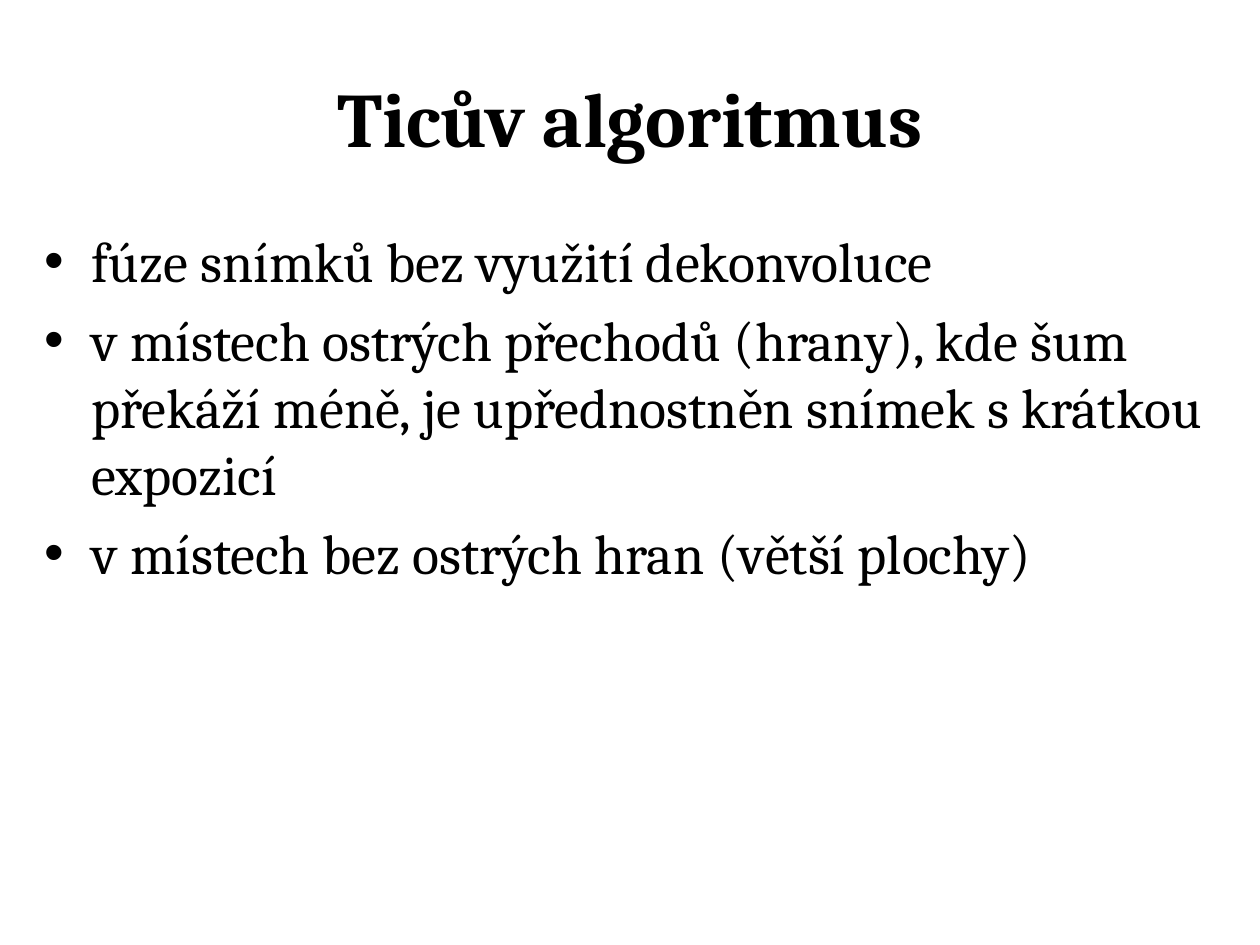
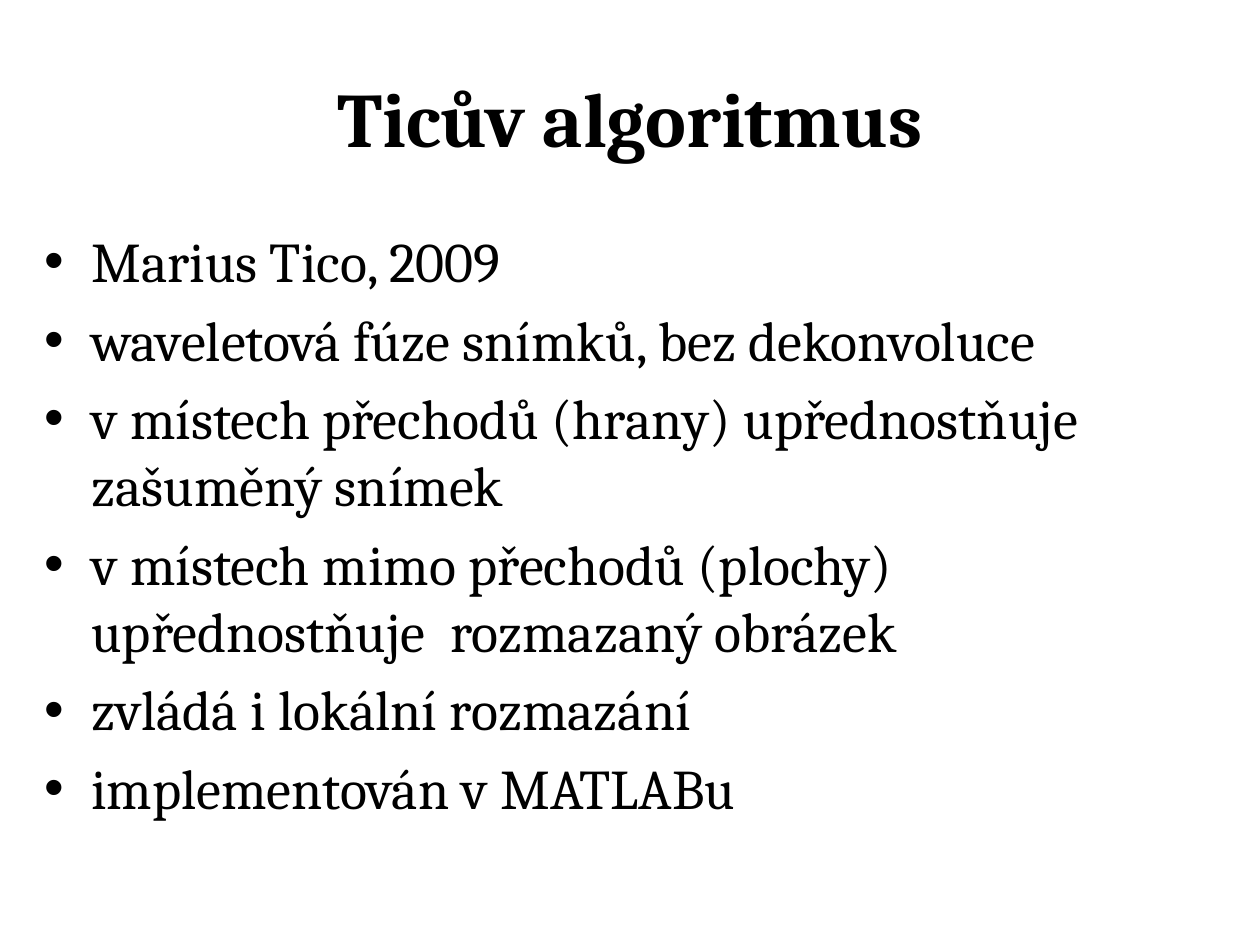
Before and after one commit to jozefsabo/Thesis, a slide deck: slide 8 of Docs/Jozef Sabo - Prezentace obhajoba.pptx. Drawn at 1260x945 pixels with LibreOffice and Linux fonts; fonts in the diff are those of the drawing. Boxes give left, top, right and bottom in pixels: in the first picture for what was removed or moved away, otherwise in the second. Text is boxed around its words. In the diff, an @@ line names an element or a change of style, - is before the commit and + after.

```diff
--- a/Docs/Jozef Sabo - Prezentace obhajoba.pptx
+++ b/Docs/Jozef Sabo - Prezentace obhajoba.pptx
@@ text at bbox=[91, 244, 1078, 821]: text changed @@
-• fúze snímků bez využití dekonvoluce
-• v místech ostrých přechodů (hrany), kde šum překáží méně, je upřednostněn snímek s krátkou expozicí
-• v místech bez ostrých hran (větší plochy)
+• Marius Tico, 2009
+• waveletová fúze snímků, bez dekonvoluce
+• v místech přechodů (hrany) upřednostňuje zašuměný snímek
+• v místech mimo přechodů (plochy) upřednostňuje rozmazaný obrázek
+• zvládá i lokální rozmazání
+• implementován v MATLABu
```
Also in this commit, not shown: 6 other slides changed, 9 slides added, 7 slides removed, 1 other file.
